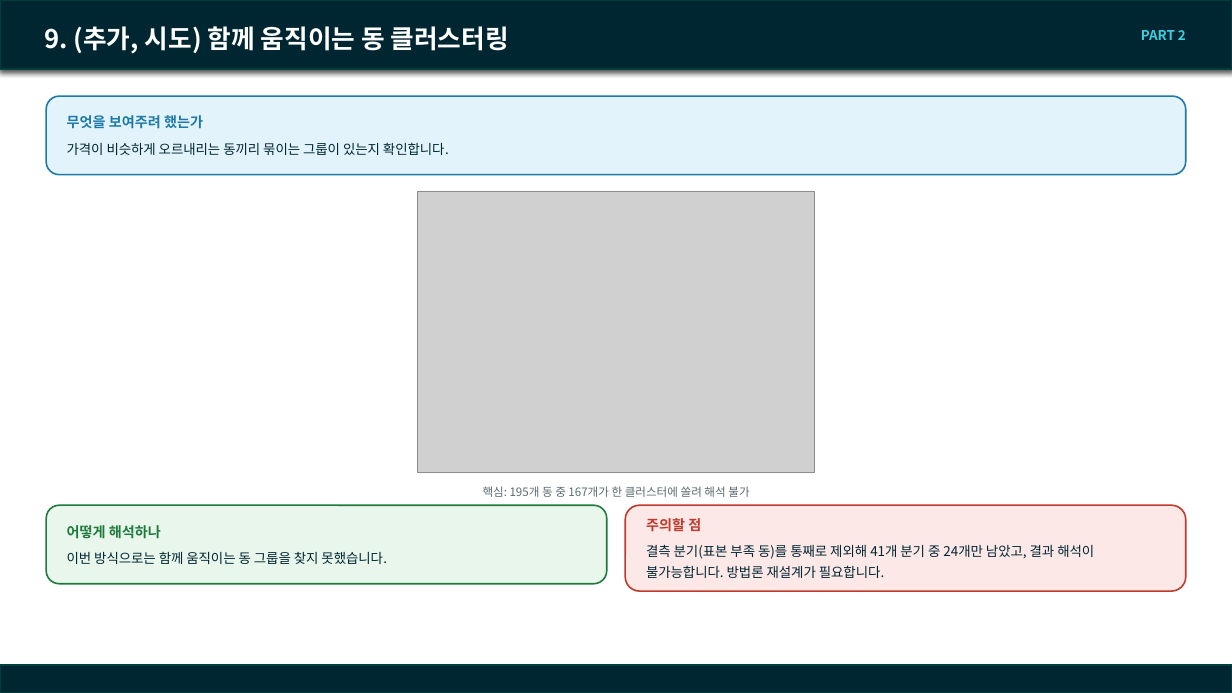
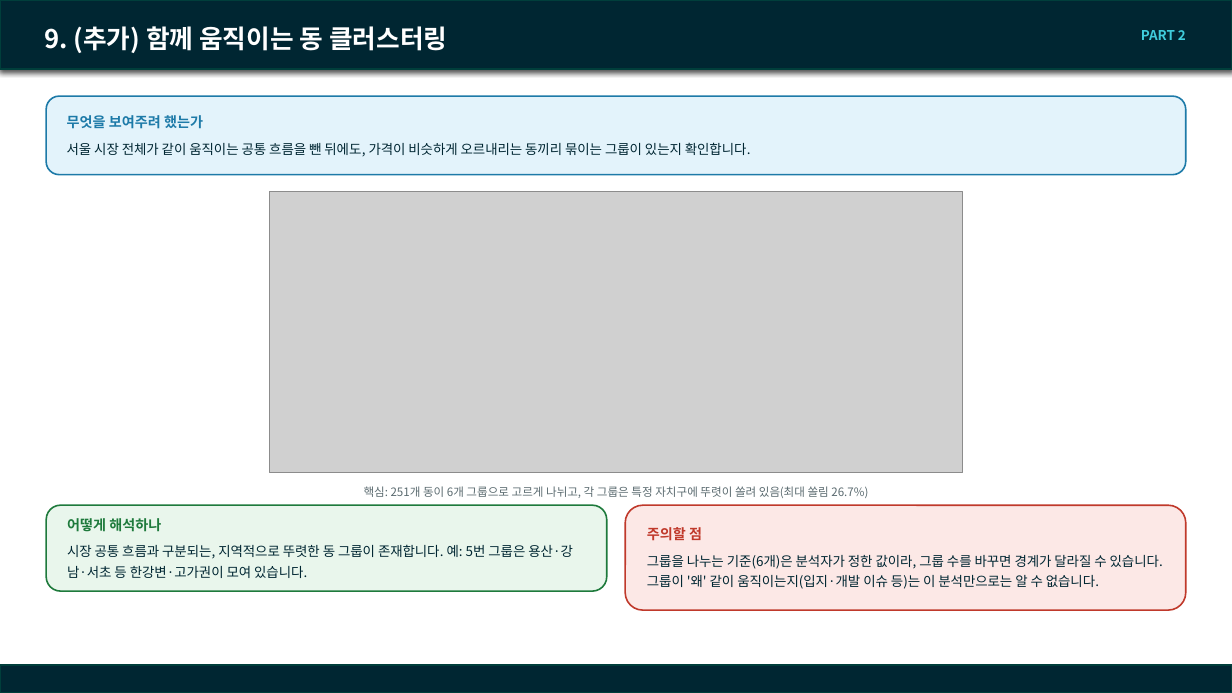
Before and after one commit to SunooJ-KR/Boomingup, a slide deck: slide 18 of eda/docs/260916_team_meeting.pptx. Drawn at 1232x693 pixels with LibreOffice and Linux fonts; fonts in the diff are those of the drawing; grey boxes stand for pictures; background and template pictures are left out. Boxes give left, top, right and bottom in pixels: in the first picture for what was removed or moved away, otherwise in the second. Text is boxed around its words. In the diff, an @@ line names an element or a change of style, - is before the commit and + after.

Commit message:
docs(eda): 9번 축 슬라이드를 클러스터링 재설계 결과로 갱신
동 클러스터링이 의미있는 결과를 얻게 되어, 기존 "해석 불가" 슬라이드를
새 결과(251개 동 6개 그룹, 자치구별로 설명 가능한 구성)로 교체했다.
결론·한계·다음 단계 슬라이드에서도 이제 완료된 항목(클러스터링 재설계,
다변량 회귀)을 반영해 남은 후속 작업만 남겼다.

```diff
--- a/eda/docs/260916_team_meeting.pptx
+++ b/eda/docs/260916_team_meeting.pptx
@@ title at (x1=44, y1=26, x2=447, y2=53): text changed @@
-9. (추가, 시도) 함께 움직이는 동 클러스터링
+9. (추가) 함께 움직이는 동 클러스터링
@@ text in rounded rectangle at (x1=67, y1=142, x2=751, y2=157): text changed @@
-가격이 비슷하게 오르내리는 동끼리 묶이는 그룹이 있는지 확인합니다.
+서울 시장 전체가 같이 움직이는 공통 흐름을 뺀 뒤에도, 가격이 비슷하게 오르내리는 동끼리 묶이는 그룹이 있는지 확인합니다.
@@ picture resized from (x1=418, y1=191, x2=814, y2=473) to (x1=269, y1=191, x2=963, y2=473) @@
@@ rounded rectangle "어떻게 해석하나" resized from (x1=46, y1=506, x2=607, y2=584) to (x1=46, y1=506, x2=607, y2=592) @@
@@ text at (x1=364, y1=486, x2=868, y2=498): text changed @@
-핵심: 195개 동 중 167개가 한 클러스터에 쏠려 해석 불가
+핵심: 251개 동이 6개 그룹으로 고르게 나뉘고, 각 그룹은 특정 자치구에 뚜렷이 쏠려 있음(최대 쏠림 26.7%)
@@ rounded rectangle "주의할 점" resized from (x1=626, y1=506, x2=1187, y2=592) to (x1=626, y1=506, x2=1187, y2=611) @@
@@ text in rounded rectangle at (x1=67, y1=544, x2=573, y2=578): text changed @@
-이번 방식으로는 함께 움직이는 동 그룹을 찾지 못했습니다.
+시장 공통 흐름과 구분되는, 지역적으로 뚜렷한 동 그룹이 존재합니다. 예: 5번 그룹은 용산·강남·서초 등 한강변·고가권이 모여 있습니다.
@@ text in rounded rectangle at (x1=647, y1=555, x2=1163, y2=589): text changed @@
-결측 분기(표본 부족 동)를 통째로 제외해 41개 분기 중 24개만 남았고, 결과 해석이 불가능합니다. 방법론 재설계가 필요합니다.
+그룹을 나누는 기준(6개)은 분석자가 정한 값이라, 그룹 수를 바꾸면 경계가 달라질 수 있습니다. 그룹이 '왜' 같이 움직이는지(입지·개발 이슈 등)는 이 분석만으로는 알 수 없습니다.
```
Also in this commit, not shown: 2 other slides changed, 1 other file.
